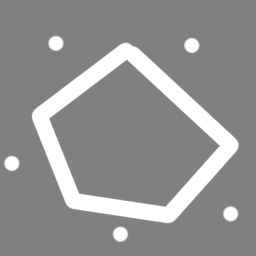
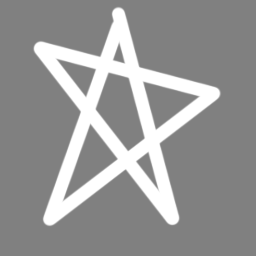
Comparing the layer stacks of the two (256, 256) images. Changes:
added layer "Layer 1" above "5" over [32, 6, 222, 227]
hid "5" over [3, 34, 240, 243]
